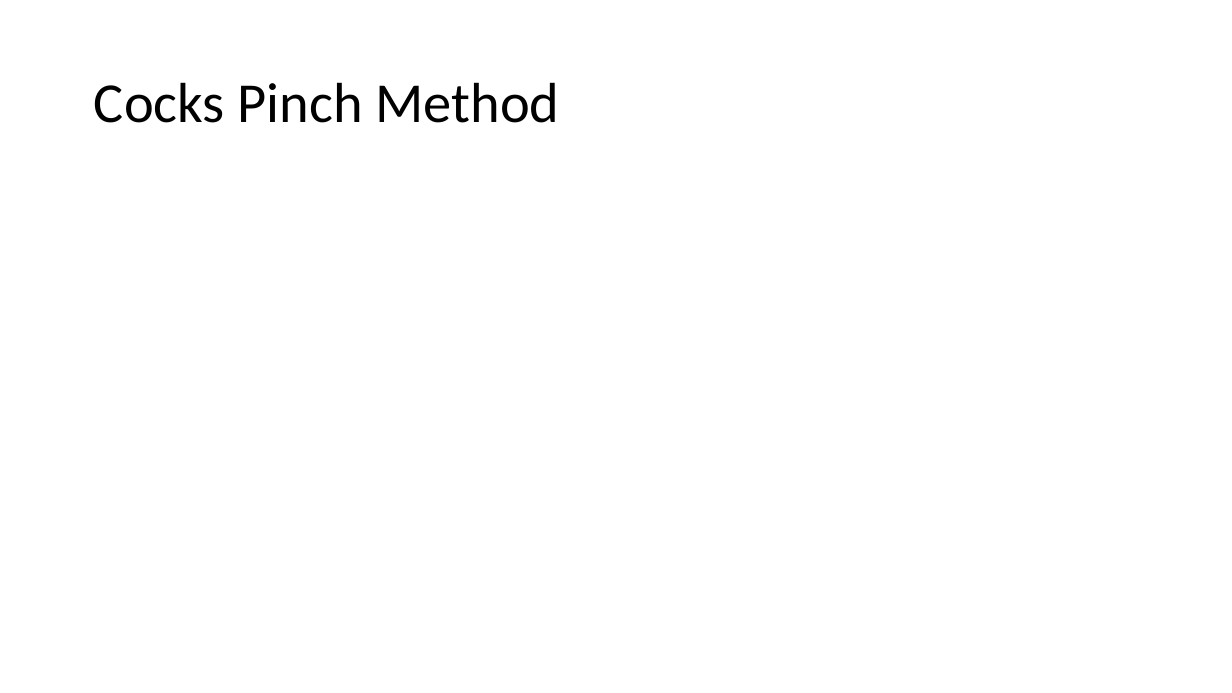
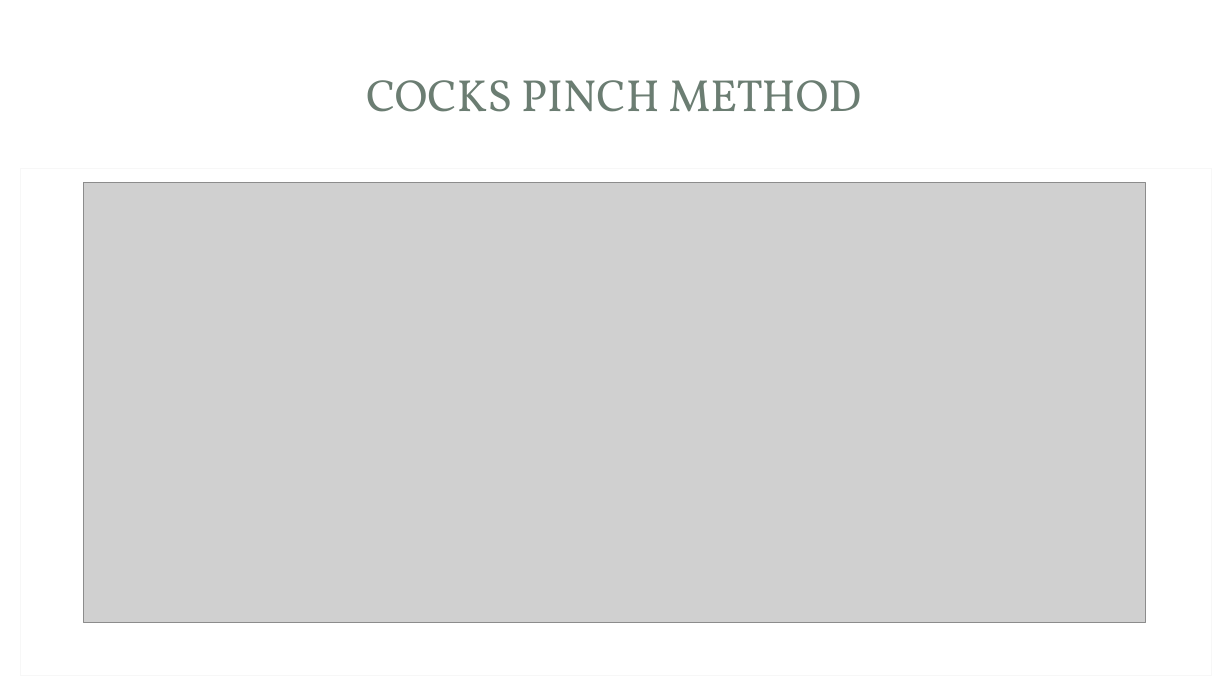
Before and after one commit to Srizzle/CS276-Project-Writeup, a slide deck: slide 9 of Presentation.ppt.pptx (slide 8 before the commit). Drawn at 1232x693 pixels with LibreOffice and Linux fonts; fonts in the diff are those of the drawing; grey boxes stand for pictures; background and template pictures are left out. Boxes give left, top, right and bottom in pixels: in the first picture for what was removed or moved away, otherwise in the second. Text is boxed around its words. In the diff, an @@ line names an element or a change of style, - is before the commit and + after.

```diff
--- a/Presentation.ppt.pptx
+++ b/Presentation.ppt.pptx
@@ rounded rectangle added at box(12, 10, 1220, 684), fill #FFFFFF @@
@@ rectangle added at box(37, 28, 1195, 162), fill #FFFFFF at 83% opacity @@
@@ rectangle added at box(50, 38, 1179, 151), fill #FFFFFF @@
@@ title at box(366, 80, 862, 112): text changed; size 44 to 35 pt; font Calibri to Vollkorn; text colour #000000 to #6B7D72 @@
-Cocks Pinch Method
+COCKS PINCH METHOD
@@ rectangle added at box(21, 168, 1212, 676), fill #FFFFFF, outline #F7F7F7 0.75 pt @@
@@ picture added at box(83, 183, 1146, 623) @@
```
Also in this commit, not shown: 8 other slides changed, 1 slide added.
